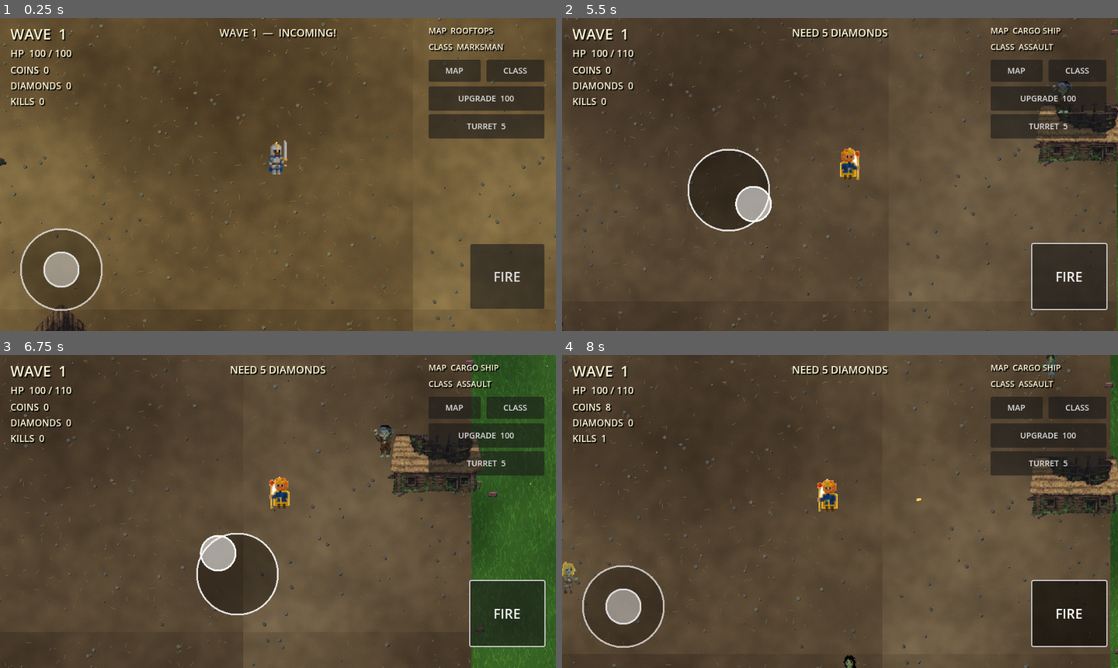
Above: before the commit, frames 1-4 (two rows, left to right).
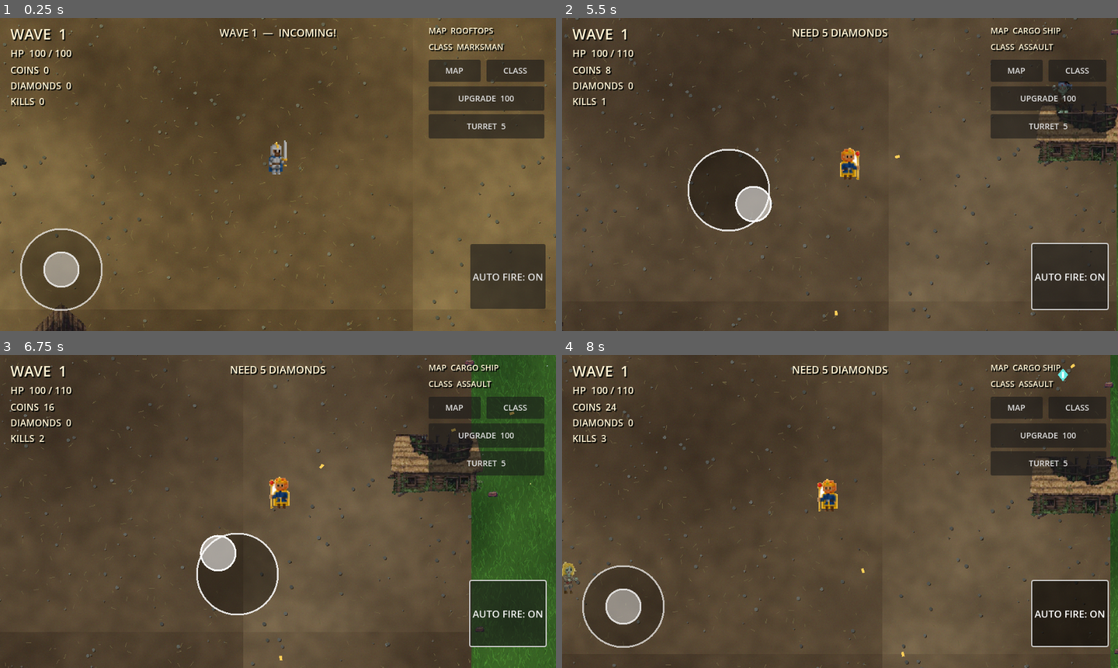
Above: after the commit, the same moments.

Repository: afie-boop/The-Fallen-Kingdom
Game: Godot game, scene res://scenes/deadzone.tscn
Same seed, same stepped clock (60 frames per second), same inputs: the game is played once before the commit and once after it.
Inputs (mouse positions are in pixels of both pictures, inside the frame that each line leads up to):
- Up to frame 1 (0.25 s): no input
- Up to frame 2 (5.5 s): click "MAP" at 0.5 s; click "CLASS" at 1.25 s; click "UPGRADE 100" at 2 s; click "TURRET 5" at 2.75 s; click (1067, 277) at 3.5 s, where only the run before the commit has a clickable "FIRE"; tap Enter at 4.25 s; move the mouse to (962, 158) at 4.27 s; hold D 4.28-5 s; hold E 4.28-5 s; click (962, 158) at 4.42 s; drag from (728, 190) to (812, 237) at 5.02 s
- Up to frame 3 (6.75 s): move the mouse to (333, 442) at 5.77 s; hold D 5.78-6.5 s; tap B at 5.85 s; drag from (250, 574) to (111, 464) at 6.52 s
- Up to frame 4 (8 s): move the mouse to (1006, 558) at 7.27 s; hold A from 7.28 s (still down); hold Enter from 7.28 s (still down)

The runs differ from the first frame. In frame 1, 0.3% of the frame differs, in the area x 85-99%, y 72-93%; in frame 2, 0.4%; in frame 3, 0.6%; in frame 4, 0.6%, in the area x 7-99%, y 0-100%.

Commit message:
Fix DEADZONE mobile fire toggle

Diff:
--- a/extracted/The-Fallen-Kingdom/scripts/deadzone_game.gd
+++ b/extracted/The-Fallen-Kingdom/scripts/deadzone_game.gd
@@ -205,9 +205,8 @@
     turret_button = _make_button(layer, "TURRET  5", Vector2(740, 166), Vector2(200, 42), _buy_turret)
 
     fire_button = _make_button(layer, "FIRE", Vector2(812, 390), Vector2(128, 112), _set_fire)
-    fire_button.add_theme_font_size_override("font_size", 23)
-    fire_button.button_down.connect(func(): firing = true)
-    fire_button.button_up.connect(func(): firing = false)
+    fire_button.text = "AUTO FIRE: ON"
+    fire_button.add_theme_font_size_override("font_size", 17)
     joystick = JOYSTICK_SCRIPT.new() as TouchJoystick
     joystick.name = "TouchJoystick"
     layer.add_child(joystick)
